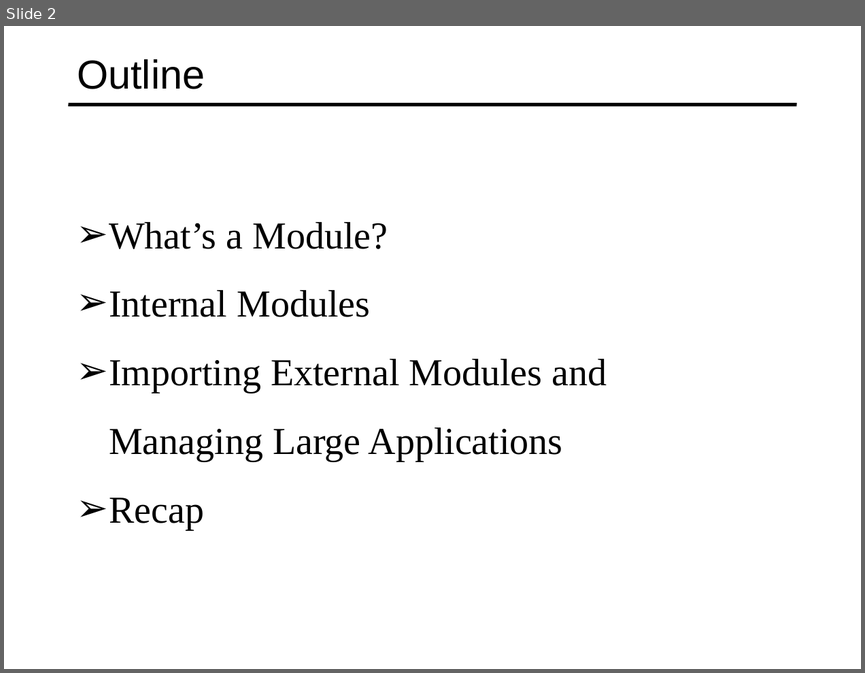
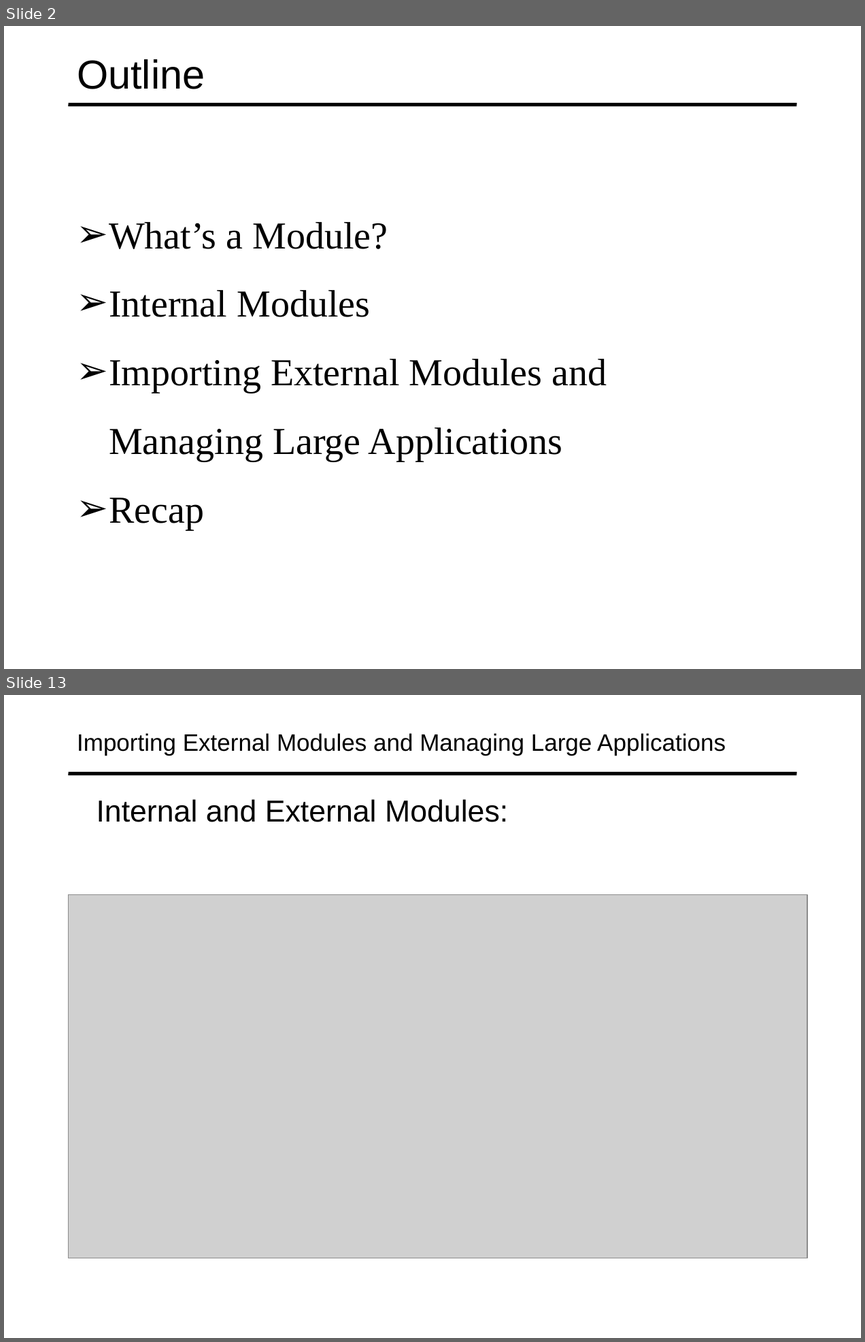
Before and after one commit to specter01wj/Jago_Link_Training, a slide deck: Angular/Angular7/TypeScript Fundamentals/4.Modules/L4_Modules.ppt. Shown one above the other, each under a label of ours: slide 2 before the commit, slides 2 and 13 after it; the slides between them are not shown. The pictures are 865x673 and 865x1342 pixels, drawn with LibreOffice and Linux fonts; fonts in the diff are those of the drawing; grey boxes stand for pictures. Boxes give left, top, right and bottom in pixels: in the first picture for what was removed or moved away, otherwise in the second. Text is boxed around its words. In the diff, an @@ line names an element or a change of style, - is before the commit and + after.

```diff
--- a/Angular/Angular7/TypeScript Fundamentals/4.Modules/L4_Modules.ppt
+++ b/Angular/Angular7/TypeScript Fundamentals/4.Modules/L4_Modules.ppt
@@ slide 13 added at (4,695,861,1338), background #FFFFFF; not listed: 1 template element that a slide beside it also shows @@
@@ title added at (77,733,725,756), 20 pt, text #000000 @@
+Importing External Modules and Managing Large Applications
@@ text added at (96,799,508,822), 25.5 pt, text #000000 @@
+  Internal and External Modules:
@@ picture added at (68,895,807,1258) @@
```
Also in this commit, not shown: 1 slide changed, 13 other slides added, 21 slides removed, 15 other files.
